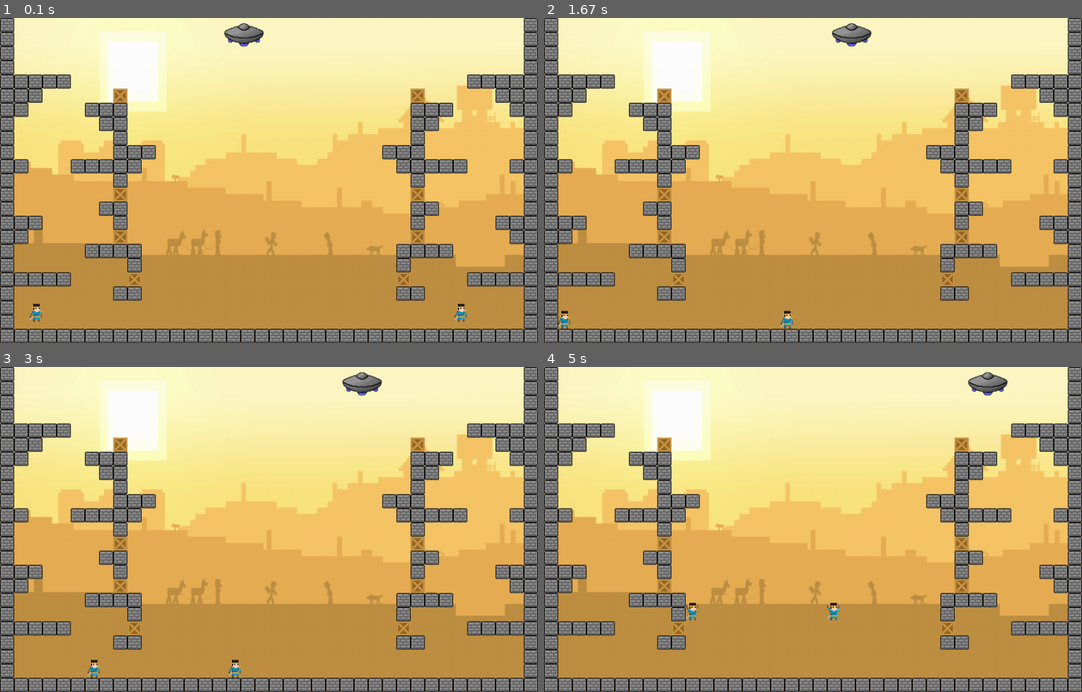
Above: before the commit, frames 1-4 (two rows, left to right).
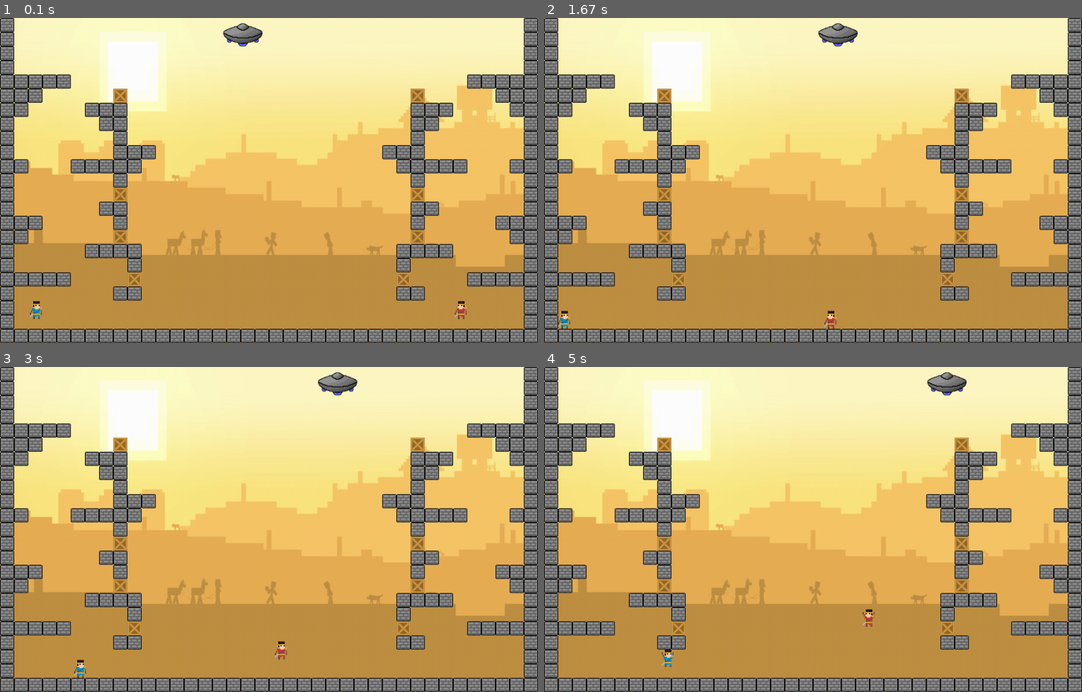
Above: after the commit, the same moments.

Repository: EgorArefev/Project_PYGame
Game: pygame game, started from main.py
The game is run twice, just before and just after one commit, with the same random seed, the same clock (stepped at 60 frames per second) and the same inputs.
Inputs:
- Up to frame 1 (0.1 s): no input
- Up to frame 2 (1.67 s): hold W 0.33-0.87 s; hold Left 0.33-0.87 s; hold Left 0.9-1.43 s; hold A 0.9-1.43 s; hold Down from 1.47 s (still down); hold S from 1.47 s (still down)
- Up to frame 3 (3 s): release Down at 1.77 s; release S at 1.77 s; hold Left 1.8-2.2 s; hold A 1.8-2.2 s; hold Up 2.23-2.6 s; hold W 2.23-2.6 s; hold Right from 2.63 s (still down); hold D from 2.63 s (still down)
- Up to frame 4 (5 s): release Right at 3.27 s; release D at 3.27 s; hold Left 3.7-4.17 s; hold A 3.7-4.17 s; hold Right 4.2-4.67 s; hold D 4.2-4.67 s; hold Up from 4.7 s (still down); hold W from 4.7 s (still down)

The runs differ from the first frame. In frame 1, 0.3% of the frame differs, in the area x 5-87%, y 1-94%; in frame 2, 0.6%; in frame 3, 0.9%; in frame 4, 1.1%, in the area x 21-87%, y 1-93%.

Commit message:
ghosts_and_optimize

Diff:
--- a/gun.py
+++ b/gun.py
@@ -2,15 +2,23 @@
 import time
 import random
 
-boxes = [pygame.image.load("gun_with_blocks/gun_box.png"), pygame.image.load("gun_with_blocks/ghost_box.png")]
+WIN_WIDTH = 988
+
+boxes = [pygame.image.load("gun_with_blocks/gun_box.png"),
+         pygame.image.load("gun_with_blocks/ghost_box.png")]
 
 
 class Box(pygame.sprite.Sprite):
     def __init__(self, x, y):
         super().__init__()
-        self.image = random.choice(boxes)
+        self.image = boxes[0]
+        self.type = drops[0]
         self.rect = self.image.get_rect().move(x, y)
         self.destination = 8
+
+    def make_drop(self, color):
+        self.kill()
+        return self.type(color)
 
     def update(self, platforms):
         self.rect.y += self.destination
@@ -29,7 +37,7 @@
 
     def update(self, platforms):
         self.rect.x += self.destination
-        if pygame.sprite.spritecollideany(self, platforms):
+        if self.rect.left <= 0 or self.rect.right >= WIN_WIDTH:
             self.destination *= -1
 
     def check_box(self):
@@ -39,3 +47,34 @@
 
     def next_box_time(self):
         self.next_box = time.time() + (1 + random.random()) * 5
+
+
+class Ghost(pygame.sprite.Sprite):
+    image = pygame.image.load("gun_with_blocks/ghost.png")
+
+    def __init__(self, color):
+        super().__init__()
+        self.color = color
+        self.rect = self.image.get_rect().move(300, 300)
+
+    def update(self, hero):
+        x, y = hero.rect.x, hero.rect.y
+        x_s, y_s = self.rect.x, self.rect.y
+        s = ((x_s - x) ** 2 + (y_s - y) ** 2) ** 0.5 // 1
+        x_to = (x - x_s) / (s / 2) // 1
+        y_to = (y - y_s) / (s / 2) // 1
+        self.rect = self.rect.move(x_to, y_to)
+        if self.rect.colliderect(hero):
+            hero.health -= 2
+            self.kill()
+            #.move(300, random.randint(100, 500))
+
+class Tourell(pygame.sprite.Sprite):
+    #image = pygame.image.load("gun_with_blocks/tourel.png")
+
+    def __init__(self, color):
+        super().__init__()
+        self.rect = self.image.get_rect().move(x, y)
+
+
+drops = [Ghost, Tourell]
--- a/main.py
+++ b/main.py
@@ -1,3 +1,5 @@
+import pygame.sprite
+
 from player import *
 from blocks import *
 from gun import *
@@ -6,31 +8,6 @@
 WIN_HEIGHT = 598
 DISPLAY = (WIN_WIDTH, WIN_HEIGHT)
 BACKGROUND_IMAGE = pygame.image.load('background-color/background_color_1.jpg')
-
-
-class Camera:
-    def __init__(self, camera_func, width, height):
-        self.camera_func = camera_func
-        self.state = Rect(0, 0, width, height)
-
-    def apply(self, target):
-        return target.rect.move(self.state.topleft)
-
-    def update(self, target):
-        self.state = self.camera_func(self.state, target.rect)
-
-
-def camera_configure(camera, target_rect):
-    l, t, _, _ = target_rect
-    _, _, w, h = camera
-    l, t = -l + WIN_WIDTH / 2, -t + WIN_HEIGHT / 2
-
-    l = min(0, l)
-    l = max(-(camera.width - WIN_WIDTH), l)
-    t = max(-(camera.height - WIN_HEIGHT), t)
-    t = min(0, t)
-
-    return Rect(l, t, w, h)
 
 
 def make_level():
@@ -63,21 +40,16 @@
     screen = pygame.display.set_mode(DISPLAY)
     pygame.display.set_caption("Гора: Анычар")
     clock = pygame.time.Clock()
-    bg = Surface((WIN_WIDTH, WIN_HEIGHT))
-
 
     hero_2 = Player(55, 514)
-    left = right = False
-    up = False
 
-    hero = Player(835, 514)
-    a = d = False
-    w = False
+    hero = Player(835, 514, red=1)
 
     gun = Gun(400, 5)
 
-    boxes = pygame.sprite.Group()
+    all_boxes = pygame.sprite.Group()
     entities = pygame.sprite.Group()
+    all_drops = pygame.sprite.Group()
     platforms = []
 
     entities.add(hero)
@@ -112,10 +84,6 @@
 
     make_level()
 
-    total_level_width = len(level[0]) * PLATFORM_WIDTH
-    total_level_height = len(level) * PLATFORM_HEIGHT
-
-    camera = Camera(camera_configure, total_level_width, total_level_height)
     running = True
 
     while running:
@@ -124,23 +92,27 @@
                 running = False
             elif e.type == KEYDOWN:
                 if e.key == K_w:
-                    w = True
+                    hero_2.up = True
+                    #w = True
                 elif e.key == K_a:
-                    a = True
+                    hero_2.left = True
+                    #a = True
                 elif e.key == K_d:
-                    d = True
+                    hero_2.right = True
+                    #d = True
                 elif e.key == K_s:
                     new_l = list(map(list, level))
+                    print(0)
                     if new_l[hero_2.rect.y // 26 + 2][hero_2.rect.x // 26] == " ":
                         new_l[hero_2.rect.y // 26 + 2][hero_2.rect.x // 26] = "-"
                         level = list(map("".join, new_l))
                         make_level()
                 elif e.key == K_UP:
-                    up = True
+                    hero.up = True
                 elif e.key == K_LEFT:
-                    left = True
+                    hero.left = True
                 elif e.key == K_RIGHT:
-                    right = True
+                    hero.right = True
                 elif e.key == K_DOWN:
                     new_l = list(map(list, level))
                     if new_l[hero.rect.y // 26 + 2][hero.rect.x // 26] == " ":
@@ -150,33 +122,40 @@
 
             elif e.type == KEYUP:
                 if e.key == K_w:
-                    w = False
+                    hero_2.up = False
                 elif e.key == K_d:
-                    d = False
+                    hero_2.right = False
                 elif e.key == K_a:
-                    a = False
+                    hero_2.left = False
                 elif e.key == K_UP:
-                    up = False
+                    hero.up = False
                 elif e.key == K_RIGHT:
-                    right = False
+                    hero.right = False
                 elif e.key == K_LEFT:
-                    left = False
+                    hero.left = False
+
+        if col := pygame.sprite.spritecollideany(hero, all_boxes):
+            all_drops.add(col.make_drop(hero.color))
+
+        if col := pygame.sprite.spritecollideany(hero_2, all_boxes):
+            all_drops.add(col.make_drop(hero_2.color))
 
         screen.blit(BACKGROUND_IMAGE, (0, 0))
         gun.update(platforms)
         box = gun.check_box()
         if box:
-            boxes.add(box)
-        hero.update(left, right, up, platforms)
-        hero_2.update(a, d, w, platforms)
-        for box in boxes:
-            box.update(platforms)
-            screen.blit(box.image, camera.apply(box))
-        for e in entities:
-            screen.blit(e.image, camera.apply(e))
+            all_boxes.add(box)
+        hero.update(platforms)
+        hero_2.update(platforms)
+        all_boxes.draw(screen)
+        all_boxes.update(platforms)
+
+        all_drops.draw(screen)
+        all_drops.update(hero)
+        entities.draw(screen)
 
         pygame.display.update()
-        clock.tick(75)
+        clock.tick(60)
 
 
 if __name__ == "__main__":
--- a/player.py
+++ b/player.py
@@ -11,7 +11,6 @@
 ANIMATION_DELAY = 0.1
 ANIMATION_DELAY_2 = 0.1
 ICON_DIR = os.path.dirname(__file__)
-ICON_DIR_2 = os.path.dirname(__file__)
 
 ANIMATION_RIGHT = [('%s/players/0.png' % ICON_DIR)]
 ANIMATION_LEFT = [('%s/players/l1.png' % ICON_DIR)]
@@ -20,77 +19,97 @@
 ANIMATION_JUMP = [('%s/players/j.png' % ICON_DIR, 0.1)]
 ANIMATION_STAY = [('%s/players/0.png' % ICON_DIR, 0.1)]
 
-ANIMATION_RIGHT_2 = [('%s/players/0_2.png' % ICON_DIR_2)]
-ANIMATION_LEFT_2 = [('%s/players/r1.png' % ICON_DIR_2)]
-ANIMATION_JUMP_LEFT_2 = [('%s/players/jl2.png' % ICON_DIR_2, 0.1)]
-ANIMATION_JUMP_RIGHT_2 = [('%s/players/jr2.png' % ICON_DIR_2, 0.1)]
-ANIMATION_JUMP_2 = [('%s/players/j2.png' % ICON_DIR_2, 0.1)]
-ANIMATION_STAY_2 = [('%s/players/0_2.png' % ICON_DIR_2, 0.1)]
+ANIMATION_RIGHT_2 = [('%s/players/0_2.png' % ICON_DIR)]
+ANIMATION_LEFT_2 = [('%s/players/r1.png' % ICON_DIR)]
+ANIMATION_JUMP_LEFT_2 = [('%s/players/jl2.png' % ICON_DIR, 0.1)]
+ANIMATION_JUMP_RIGHT_2 = [('%s/players/jr2.png' % ICON_DIR, 0.1)]
+ANIMATION_JUMP_2 = [('%s/players/j2.png' % ICON_DIR, 0.1)]
+ANIMATION_STAY_2 = [('%s/players/0_2.png' % ICON_DIR, 0.1)]
 
 
 class Player(sprite.Sprite):
-    def __init__(self, x, y):
-        sprite.Sprite.__init__(self)
+    def __init__(self, x, y, red=False):
+        if not red:
+            self.color = "blue"
+            self.anim_right = ANIMATION_RIGHT
+            self.anim_left = ANIMATION_LEFT
+            self.jump_left = ANIMATION_JUMP_LEFT
+            self.jump_right = ANIMATION_JUMP_RIGHT
+            self.jump_jump = ANIMATION_JUMP
+            self.anim_stay = ANIMATION_STAY
+        else:
+            self.color = "red"
+            self.anim_right = ANIMATION_LEFT_2
+            self.anim_left = ANIMATION_RIGHT_2
+            self.jump_left = ANIMATION_JUMP_LEFT_2
+            self.jump_right = ANIMATION_JUMP_RIGHT_2
+            self.jump_jump = ANIMATION_JUMP_2
+            self.anim_stay = ANIMATION_STAY_2
+
+        super().__init__()
+        self.blocks_and_bullets = 10
+        self.health = 10
         self.xvel = 0
         self.startX = x
         self.startY = y
         self.yvel = 0
         self.onGround = False
+        self.up, self.left, self.right = [False] * 3
         self.image = Surface((WIDTH, HEIGHT))
         self.image.fill(Color(COLOR))
         self.rect = Rect(x, y, WIDTH, HEIGHT)
         self.image.set_colorkey(Color(COLOR))
         boltAnim = []
-        for anim in ANIMATION_RIGHT:
+        for anim in self.anim_right:
             boltAnim.append((anim, ANIMATION_DELAY))
         self.boltAnimRight = pyganim.PygAnimation(boltAnim)
         self.boltAnimRight.play()
         boltAnim = []
-        for anim in ANIMATION_LEFT:
+        for anim in self.anim_left:
             boltAnim.append((anim, ANIMATION_DELAY))
         self.boltAnimLeft = pyganim.PygAnimation(boltAnim)
         self.boltAnimLeft.play()
 
-        self.boltAnimStay = pyganim.PygAnimation(ANIMATION_STAY)
+        self.boltAnimStay = pyganim.PygAnimation(self.anim_stay)
         self.boltAnimStay.play()
         self.boltAnimStay.blit(self.image, (0, 0))
 
-        self.boltAnimJumpLeft = pyganim.PygAnimation(ANIMATION_JUMP_LEFT)
+        self.boltAnimJumpLeft = pyganim.PygAnimation(self.jump_left)
         self.boltAnimJumpLeft.play()
 
-        self.boltAnimJumpRight = pyganim.PygAnimation(ANIMATION_JUMP_RIGHT)
+        self.boltAnimJumpRight = pyganim.PygAnimation(self.jump_right)
         self.boltAnimJumpRight.play()
 
-        self.boltAnimJump = pyganim.PygAnimation(ANIMATION_JUMP)
+        self.boltAnimJump = pyganim.PygAnimation(self.jump_jump)
         self.boltAnimJump.play()
 
-    def update(self, left, right, up, platforms):
 
-        if up:
+    def update(self, platforms):
+        if self.up:
             if self.onGround:
                 self.yvel = -JUMP_POWER
             self.image.fill(Color(COLOR))
             self.boltAnimJump.blit(self.image, (0, 0))
 
-        if left:
+        if self.left:
             self.xvel = -MOVE_SPEED
             self.image.fill(Color(COLOR))
-            if up:
+            if self.up:
                 self.boltAnimJumpLeft.blit(self.image, (0, 0))
             else:
                 self.boltAnimLeft.blit(self.image, (0, 0))
 
-        if right:
+        if self.right:
             self.xvel = MOVE_SPEED
             self.image.fill(Color(COLOR))
-            if up:
+            if self.up:
                 self.boltAnimJumpRight.blit(self.image, (0, 0))
             else:
                 self.boltAnimRight.blit(self.image, (0, 0))
 
-        if not (left or right):
+        if not (self.left or self.right):
             self.xvel = 0
-            if not up:
+            if not self.up:
                 self.image.fill(Color(COLOR))
                 self.boltAnimStay.blit(self.image, (0, 0))
 
@@ -107,115 +126,14 @@
     def collide(self, xvel, yvel, platforms):
         for p in platforms:
             if sprite.collide_rect(self, p):
-
                 if xvel > 0:
                     self.rect.right = p.rect.left
-
-                if xvel < 0:
+                elif xvel < 0:
                     self.rect.left = p.rect.right
-
                 if yvel > 0:
                     self.rect.bottom = p.rect.top
                     self.onGround = True
                     self.yvel = 0
-
                 if yvel < 0:
                     self.rect.top = p.rect.bottom
                     self.yvel = 0
-
-
-
-class Player_2(sprite.Sprite):
-    def __init__(self, x, y):
-        sprite.Sprite.__init__(self)
-        self.xvel = 0
-        self.startX = x
-        self.startY = y
-        self.yvel = 0
-        self.onGround = False
-        self.image = Surface((WIDTH, HEIGHT))
-        self.image.fill(Color(COLOR))
-        self.rect = Rect(x, y, WIDTH, HEIGHT)
-        self.image.set_colorkey(Color(COLOR))
-        boltAnim = []
-        for anim in ANIMATION_RIGHT_2:
-            boltAnim.append((anim, ANIMATION_DELAY_2))
-        self.boltAnimRight = pyganim.PygAnimation(boltAnim)
-        self.boltAnimRight.play()
-        boltAnim = []
-        for anim in ANIMATION_LEFT_2:
-            boltAnim.append((anim, ANIMATION_DELAY_2))
-        self.boltAnimLeft = pyganim.PygAnimation(boltAnim)
-        self.boltAnimLeft.play()
-
-        self.boltAnimStay = pyganim.PygAnimation(ANIMATION_STAY_2)
-        self.boltAnimStay.play()
-        self.boltAnimStay.blit(self.image, (0, 0))
-
-        self.boltAnimJumpLeft = pyganim.PygAnimation(ANIMATION_JUMP_LEFT_2)
-        self.boltAnimJumpLeft.play()
-
-        self.boltAnimJumpRight = pyganim.PygAnimation(ANIMATION_JUMP_RIGHT_2)
-        self.boltAnimJumpRight.play()
-
-        self.boltAnimJump = pyganim.PygAnimation(ANIMATION_JUMP_2)
-        self.boltAnimJump.play()
-
-    def update(self, a, d, w, platforms):
-
-        if w:
-            if self.onGround:
-                self.yvel = -JUMP_POWER
-            self.image.fill(Color(COLOR))
-            self.boltAnimJump.blit(self.image, (0, 0))
-
-        if a:
-            self.xvel = -MOVE_SPEED
-            self.image.fill(Color(COLOR))
-            if w:
-                self.boltAnimJumpLeft.blit(self.image, (0, 0))
-            else:
-                self.boltAnimLeft.blit(self.image, (0, 0))
-
-        if d:
-            self.xvel = MOVE_SPEED
-            self.image.fill(Color(COLOR))
-            if w:
-                self.boltAnimJumpRight.blit(self.image, (0, 0))
-            else:
-                self.boltAnimRight.blit(self.image, (0, 0))
-
-        if not (a or d):
-            self.xvel = 0
-            if not w:
-                self.image.fill(Color(COLOR))
-                self.boltAnimStay.blit(self.image, (0, 0))
-
-        if not self.onGround:
-            self.yvel += GRAVITY
-
-        self.onGround = False
-        self.rect.y += self.yvel
-        self.collide(0, self.yvel, platforms)
-
-        self.rect.x += self.xvel
-        self.collide(self.xvel, 0, platforms)
-
-    def collide(self, xvel, yvel, platforms):
-        for p in platforms:
-            if sprite.collide_rect(self, p):
-
-                if xvel > 0:
-                    self.rect.d = p.rect.a
-
-                if xvel < 0:
-                    self.rect.a = p.rect.d
-
-                if yvel > 0:
-                    self.rect.s = p.rect.s
-                    self.onGround = True
-                    self.yvel = 0
-
-                if yvel < 0:
-                    self.rect.w = p.rect.w
-                    self.yvel = 0
Binary file added: gun_with_blocks/ghost.png
